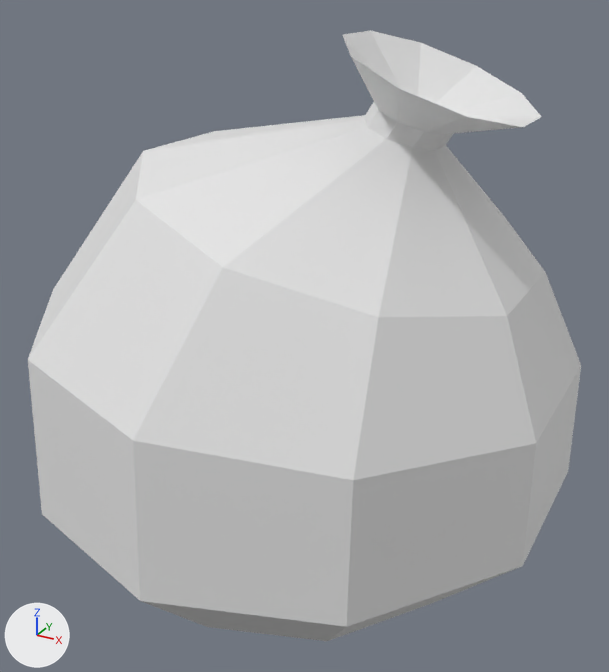
One commit to the FBX model JackiesLantern/Assets/GameAssets/Models/Level1Models/TrashBag3.fbx: the scene before it, then after it.
Before and after are seen from a 50 mm camera at (0.648, -1.173, 0.995) aimed at (0.009, -0.011, 0.414). The axes (+X, +Y, +Z) are drawn at lower left. The lights are the same throughout. Where no turn or scale is listed for an object, it has been applied to the vertices.

Names of what the first picture shows: 'Trashbag3'.
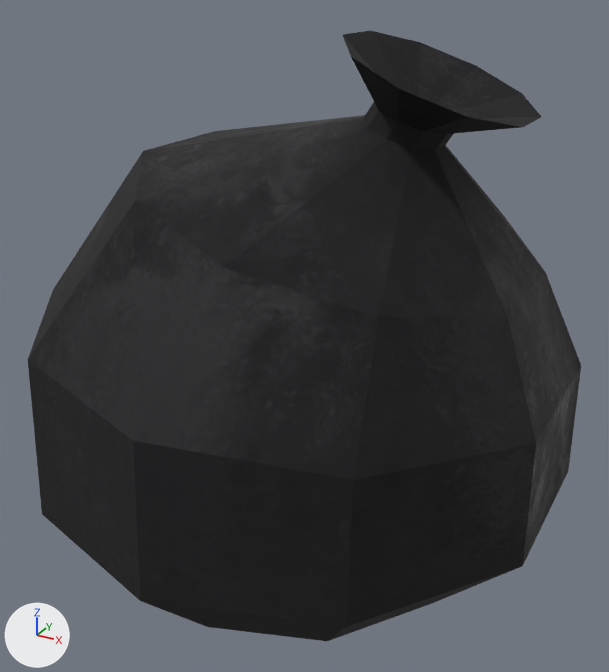
Changed parts and their boxes (x1, y1, x2, y2) in the pictures (609 x 672 px):
'Trashbag3', recoloured (white to black)
    both: (28, 31, 581, 641)

Diff of the bpy script that builds the scene:
```diff
--- a/JackiesLantern/Assets/GameAssets/Models/Level1Models/TrashBag3.fbx.py
+++ b/JackiesLantern/Assets/GameAssets/Models/Level1Models/TrashBag3.fbx.py
@@ img_trashbag3_roughness_png @@
+img_trashbag3_roughness_png = load_image('TrashBag3_Roughness.png', 'LVL1 Textures/TrashBag3/TrashBag3_Roughness.png', 2048, 2048, 'Non-Color')
@@ img_trashbag3_base_color_png @@
+img_trashbag3_base_color_png = load_image('TrashBag3_Base_color.png', 'LVL1 Textures/TrashBag3/TrashBag3_Base_color.png', 2048, 2048, 'sRGB')
@@ mat_trashbag3 @@
+mat_trashbag3 = bpy.data.materials.new('TrashBag3')
+# uses the picture img_trashbag3_base_color_png
+# uses the picture img_trashbag3_roughness_png
@@ me_mesh @@
 me_mesh.from_pydata(...)  # 72 vertices, 140 faces; spans x -0.446..0.446, y -0.467..0.467, z -0.015..0.906
+me_mesh.materials.append(mat_trashbag3)
```
